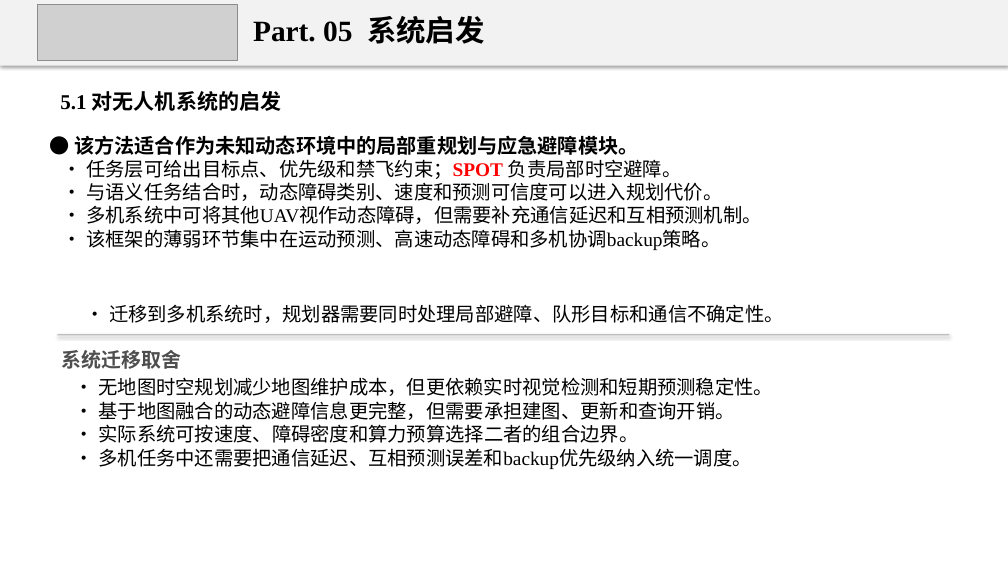
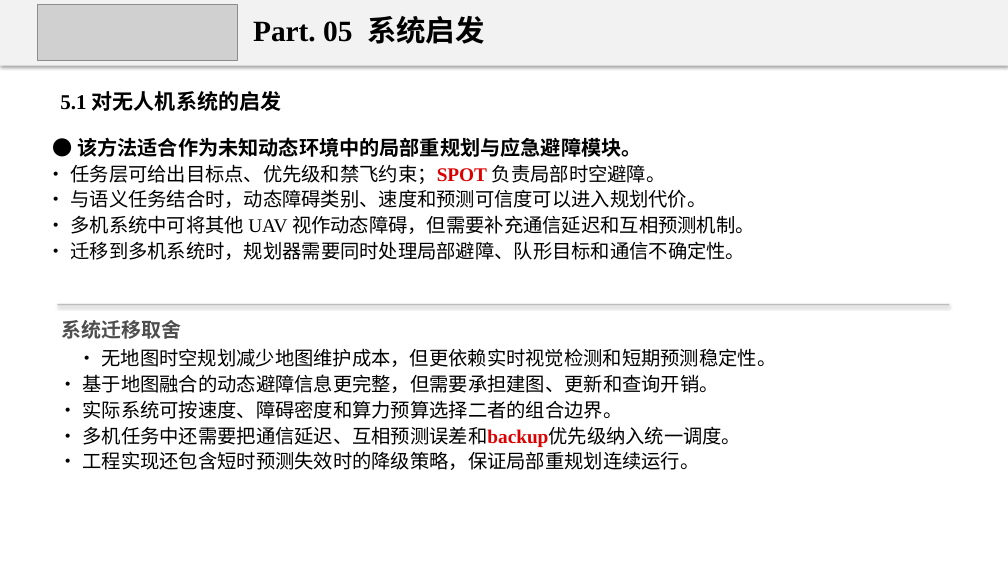
Before and after one commit to 18-cuixu/paper2ppt, a slide deck: slide 21 of skills/uav-paper-report/assets/examples/uav-spot-regression-report.pptx. Drawn at 1008x567 pixels with LibreOffice and Linux fonts; fonts in the diff are those of the drawing; grey boxes stand for pictures. Boxes give left, top, right and bottom in pixels: in the first picture for what was removed or moved away, otherwise in the second. Text is boxed around its words. In the diff, an @@ line names an element or a change of style, - is before the commit and + after.

```diff
--- a/skills/uav-paper-report/assets/examples/uav-spot-regression-report.pptx
+++ b/skills/uav-paper-report/assets/examples/uav-spot-regression-report.pptx
@@ text at bbox=[70, 137, 706, 208]: text colour #FF0000 to #DC0000 in "任务层可给出目标点、优先级和禁飞约束；SPOT"; line spacing 1 to 1.02; more space between paragraphs; indent changed @@
@@ text at bbox=[70, 215, 755, 260]: text changed @@
-• 多机系统中可将其他UAV视作动态障碍，但需要补充通信延迟和互相预测机制。
-• 该框架的薄弱环节集中在运动预测、高速动态障碍和多机协调backup策略。
+• 多机系统中可将其他 UAV 视作动态障碍，但需要补充通信延迟和互相预测机制。
+• 迁移到多机系统时，规划器需要同时处理局部避障、队形目标和通信不确定性。
@@ rectangle: place and size @@
-rectangle at bbox=[57, 334, 950, 336]
+rectangle at bbox=[57, 304, 950, 306]
@@ text "系统迁移取舍": place and size @@
-text "系统迁移取舍" at bbox=[62, 350, 181, 369]
+text "系统迁移取舍" at bbox=[62, 320, 181, 339]
@@ text removed at bbox=[109, 304, 784, 323] @@
-• 迁移到多机系统时，规划器需要同时处理局部避障、队形目标和通信不确定性。
@@ text "• 无地图时空规划减少地图维护成本，但更依赖实时视觉检测和短期预测稳定性。": place and size @@
-text "• 无地图时空规划减少地图维护成本，但更依赖实时视觉检测和短期预测稳定性。" at bbox=[99, 377, 774, 469]
+text "• 无地图时空规划减少地图维护成本，但更依赖实时视觉检测和短期预测稳定性。" at bbox=[83, 348, 777, 470]
@@ text at bbox=[83, 348, 777, 447]: text colour #000000 to #DC0000, bold on in "多机任务中还需要把通信延迟、互相预测误差和backup优先级纳入统一调度。"; more space between paragraphs; indent changed @@
@@ text at bbox=[83, 451, 700, 470]: paragraph added @@
+• 工程实现还包含短时预测失效时的降级策略，保证局部重规划连续运行。
```
Also in this commit, not shown: 3 other slides changed, 16 other files.
